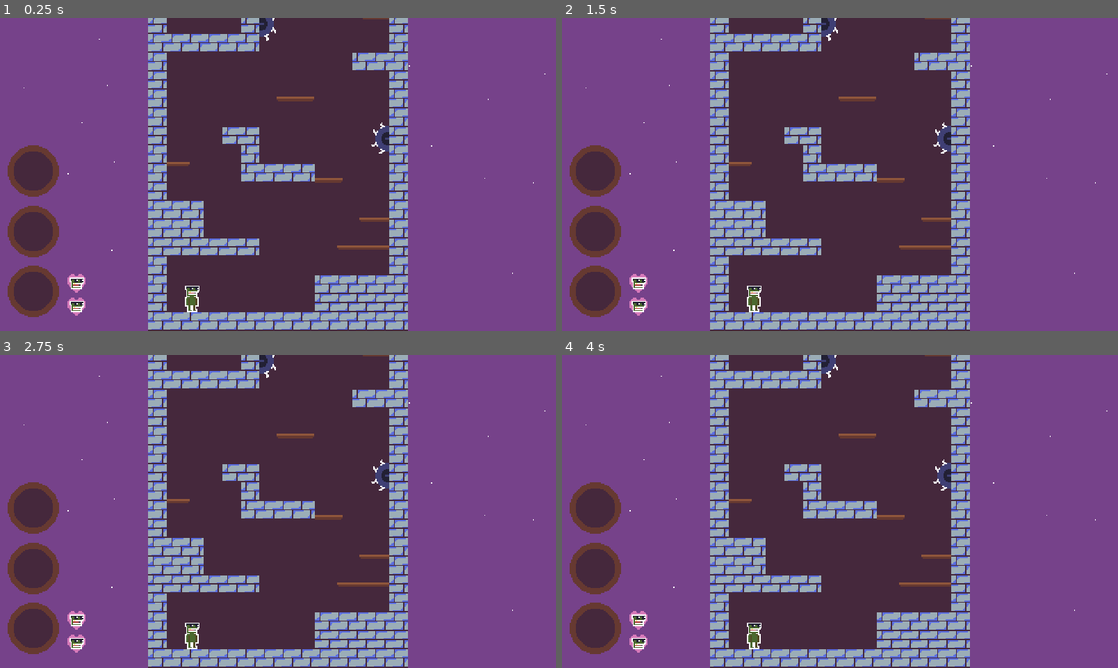
Above: before the commit, frames 1-4 (two rows, left to right).
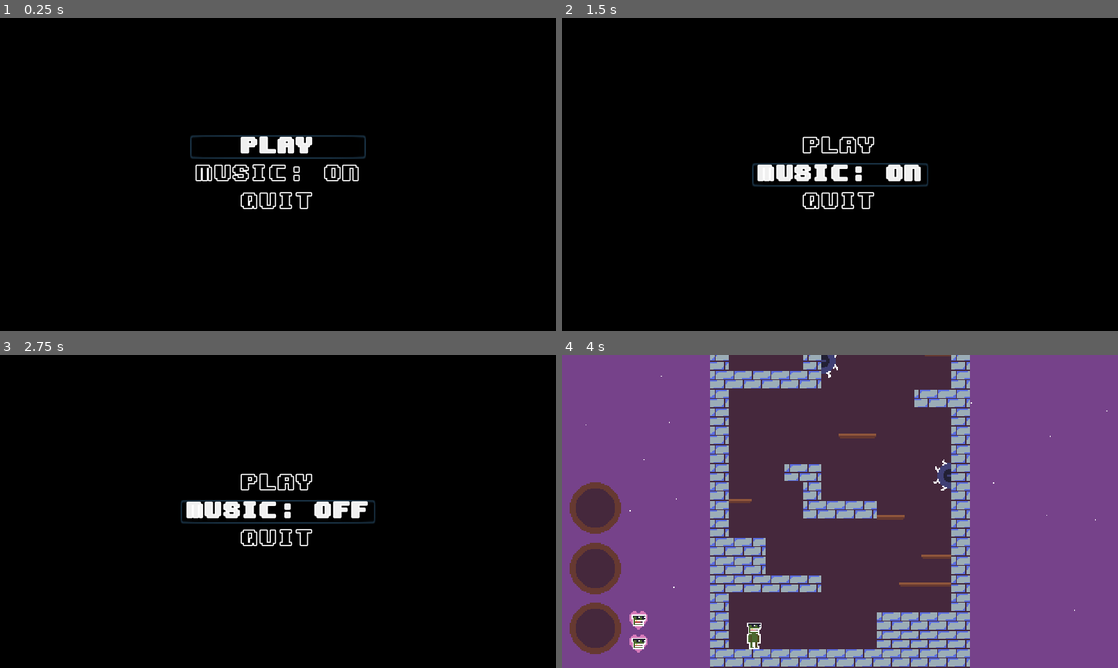
Above: after the commit, the same moments.

Repository: rthurmed/TorreDoAcrobata
Game: Godot game, scene res://src/StartMenu.tscn
Two runs of this game, one before a commit and one after it. Both use one fixed random seed, a clock stepped at 60 frames per second and the inputs below. Before the commit the project starts from res://src/World.tscn.
Inputs (mouse positions are in pixels of both pictures, inside the frame that each line leads up to):
- Up to frame 1 (0.25 s): no input
- Up to frame 2 (1.5 s): click (840, 174) at 0.5 s, where only the run after the commit has a clickable "Music: On"; click (840, 174) at 1.25 s, where only the run after the commit has a clickable "MUSIC: OFF"
- Up to frame 3 (2.75 s): click (278, 511) at 2 s, where only the run after the commit has a clickable "MUSIC: ON"
- Up to frame 4 (4 s): click (840, 483) at 2.75 s, where only the run after the commit has a clickable "PLAY"; click (595, 508) at 3.5 s

The runs differ from the first frame. In frame 1, 100% of the frame differs, in the area x 0-100%, y 0-100%; in frame 2, 100%; in frame 3, 100%; in frame 4, nothing differs.

Commit message:
Start and pause UIs

Diff:
--- /dev/null
+++ b/assets/font/menu_font.tres
@@ -0,0 +1,9 @@
+[gd_resource type="DynamicFont" load_steps=2 format=2]
+
+[ext_resource path="res://assets/font/Kemco Pixel Bold.ttf" type="DynamicFontData" id=1]
+
+[resource]
+size = 18
+outline_size = 1
+extra_spacing_char = 2
+font_data = ExtResource( 1 )
--- a/project.godot
+++ b/project.godot
@@ -16,7 +16,7 @@
 [application]
 
 config/name="Torre Do Acrobata"
-run/main_scene="res://src/World.tscn"
+run/main_scene="res://src/StartMenu.tscn"
 config/icon="res://icon.png"
 
 [autoload]
@@ -73,10 +73,18 @@
 , Object(InputEventJoypadMotion,"resource_local_to_scene":false,"resource_name":"","device":0,"axis":0,"axis_value":1.0,"script":null)
  ]
 }
-quit={
+ui_up={
 "deadzone": 0.5,
-"events": [ Object(InputEventKey,"resource_local_to_scene":false,"resource_name":"","device":0,"alt":false,"shift":false,"control":false,"meta":false,"command":false,"pressed":false,"scancode":16777217,"unicode":0,"echo":false,"script":null)
-, Object(InputEventJoypadButton,"resource_local_to_scene":false,"resource_name":"","device":0,"button_index":11,"pressure":0.0,"pressed":false,"script":null)
+"events": [ Object(InputEventKey,"resource_local_to_scene":false,"resource_name":"","device":0,"alt":false,"shift":false,"control":false,"meta":false,"command":false,"pressed":false,"scancode":16777232,"unicode":0,"echo":false,"script":null)
+, Object(InputEventJoypadButton,"resource_local_to_scene":false,"resource_name":"","device":0,"button_index":12,"pressure":0.0,"pressed":false,"script":null)
+, Object(InputEventJoypadMotion,"resource_local_to_scene":false,"resource_name":"","device":0,"axis":1,"axis_value":-1.0,"script":null)
+ ]
+}
+ui_down={
+"deadzone": 0.5,
+"events": [ Object(InputEventKey,"resource_local_to_scene":false,"resource_name":"","device":0,"alt":false,"shift":false,"control":false,"meta":false,"command":false,"pressed":false,"scancode":16777234,"unicode":0,"echo":false,"script":null)
+, Object(InputEventJoypadButton,"resource_local_to_scene":false,"resource_name":"","device":0,"button_index":13,"pressure":0.0,"pressed":false,"script":null)
+, Object(InputEventJoypadMotion,"resource_local_to_scene":false,"resource_name":"","device":0,"axis":1,"axis_value":1.0,"script":null)
  ]
 }
 fullscreen={
@@ -114,6 +122,12 @@
 , Object(InputEventJoypadButton,"resource_local_to_scene":false,"resource_name":"","device":0,"button_index":1,"pressure":0.0,"pressed":false,"script":null)
  ]
 }
+pause={
+"deadzone": 0.5,
+"events": [ Object(InputEventKey,"resource_local_to_scene":false,"resource_name":"","device":0,"alt":false,"shift":false,"control":false,"meta":false,"command":false,"pressed":false,"scancode":16777217,"unicode":0,"echo":false,"script":null)
+, Object(InputEventJoypadButton,"resource_local_to_scene":false,"resource_name":"","device":0,"button_index":11,"pressure":0.0,"pressed":false,"script":null)
+ ]
+}
 
 [rendering]
 
--- a/src/MiscInputHandler.gd
+++ b/src/MiscInputHandler.gd
@@ -1,7 +1,5 @@
 extends Node
 
 func _process(_delta):
-	if Input.is_action_just_released("quit"):
-		get_tree().quit()
 	if Input.is_action_just_pressed("fullscreen"):
 		OS.window_fullscreen = !OS.window_fullscreen
--- /dev/null
+++ b/src/PauseMenu.gd
@@ -0,0 +1,32 @@
+extends Control
+
+const MUSIC_ON = -10
+const MUSIC_OFF = -80
+
+func _ready():
+	update_music_text()
+
+func open():
+	visible = true
+	get_tree().paused = true
+	$CenterContainer/VBoxContainer/ResumeButton.grab_focus()
+
+func _on_ResumeButton_pressed():
+	visible = false
+	get_tree().paused = false
+
+func _on_QuitButton_pressed():
+	get_tree().quit()
+
+func _on_ToggleMusicButton_pressed():
+	if $"/root/Soundtrack".volume_db == MUSIC_ON:
+		$"/root/Soundtrack".volume_db = MUSIC_OFF
+	else:
+		$"/root/Soundtrack".volume_db = MUSIC_ON
+	update_music_text()
+
+func update_music_text():
+	if $"/root/Soundtrack".volume_db == MUSIC_ON:
+		$CenterContainer/VBoxContainer/ToggleMusicButton.text = "MUSIC: ON"
+	else:
+		$CenterContainer/VBoxContainer/ToggleMusicButton.text = "MUSIC: OFF"
--- /dev/null
+++ b/src/PauseMenu.tscn
@@ -0,0 +1,65 @@
+[gd_scene load_steps=3 format=2]
+
+[ext_resource path="res://assets/font/menu_font.tres" type="DynamicFont" id=1]
+[ext_resource path="res://src/PauseMenu.gd" type="Script" id=2]
+
+[node name="PauseMenu" type="Control"]
+pause_mode = 2
+anchor_right = 1.0
+anchor_bottom = 1.0
+script = ExtResource( 2 )
+__meta__ = {
+"_edit_use_anchors_": false
+}
+
+[node name="ColorRect" type="ColorRect" parent="."]
+anchor_right = 1.0
+anchor_bottom = 1.0
+color = Color( 0, 0, 0, 0.313726 )
+
+[node name="CenterContainer" type="CenterContainer" parent="."]
+anchor_right = 1.0
+anchor_bottom = 1.0
+
+[node name="VBoxContainer" type="VBoxContainer" parent="CenterContainer"]
+margin_left = 163.0
+margin_top = 99.0
+margin_right = 317.0
+margin_bottom = 170.0
+
+[node name="ResumeButton" type="Button" parent="CenterContainer/VBoxContainer"]
+margin_right = 154.0
+margin_bottom = 21.0
+focus_neighbour_bottom = NodePath("../ToggleMusicButton")
+focus_next = NodePath("../ToggleMusicButton")
+custom_fonts/font = ExtResource( 1 )
+custom_colors/font_color = Color( 0, 0, 0, 1 )
+text = "RESUME"
+flat = true
+
+[node name="ToggleMusicButton" type="Button" parent="CenterContainer/VBoxContainer"]
+margin_top = 25.0
+margin_right = 154.562
+margin_bottom = 46.0
+focus_neighbour_top = NodePath("../ResumeButton")
+focus_neighbour_bottom = NodePath("../QuitButton")
+focus_next = NodePath("../QuitButton")
+focus_previous = NodePath("../ResumeButton")
+custom_fonts/font = ExtResource( 1 )
+custom_colors/font_color = Color( 0, 0, 0, 1 )
+text = "MUSIC: ON"
+flat = true
+
+[node name="QuitButton" type="Button" parent="CenterContainer/VBoxContainer"]
+margin_top = 50.0
+margin_right = 154.0
+margin_bottom = 71.0
+focus_neighbour_top = NodePath("../ToggleMusicButton")
+focus_previous = NodePath("../ToggleMusicButton")
+custom_fonts/font = ExtResource( 1 )
+custom_colors/font_color = Color( 0, 0, 0, 1 )
+text = "QUIT"
+flat = true
+[connection signal="pressed" from="CenterContainer/VBoxContainer/ResumeButton" to="." method="_on_ResumeButton_pressed"]
+[connection signal="pressed" from="CenterContainer/VBoxContainer/ToggleMusicButton" to="." method="_on_ToggleMusicButton_pressed"]
+[connection signal="pressed" from="CenterContainer/VBoxContainer/QuitButton" to="." method="_on_QuitButton_pressed"]
--- a/src/Soundtrack.tscn
+++ b/src/Soundtrack.tscn
@@ -3,5 +3,6 @@
 [ext_resource path="res://assets/music/danger_streets/danger_streets.ogg" type="AudioStream" id=1]
 
 [node name="Soundtrack" type="AudioStreamPlayer"]
+pause_mode = 2
 stream = ExtResource( 1 )
-autoplay = true
+volume_db = -10.0
--- /dev/null
+++ b/src/StartMenu.gd
@@ -0,0 +1,26 @@
+extends Control
+
+const MUSIC_ON = -10
+const MUSIC_OFF = -80
+
+func _ready():
+	$CenterContainer/VBoxContainer/PlayButton.grab_focus()
+
+func _on_QuitButton_pressed():
+	get_tree().quit()
+
+func _on_PlayButton_pressed():
+	get_tree().change_scene("res://src/World.tscn")
+
+func _on_ToggleMusicButton_pressed():
+	if $"/root/Soundtrack".volume_db == MUSIC_ON:
+		$"/root/Soundtrack".volume_db = MUSIC_OFF
+	else:
+		$"/root/Soundtrack".volume_db = MUSIC_ON
+	update_music_text()
+
+func update_music_text():
+	if $"/root/Soundtrack".volume_db == MUSIC_ON:
+		$CenterContainer/VBoxContainer/ToggleMusicButton.text = "MUSIC: ON"
+	else:
+		$CenterContainer/VBoxContainer/ToggleMusicButton.text = "MUSIC: OFF"
--- /dev/null
+++ b/src/StartMenu.tscn
@@ -0,0 +1,79 @@
+[gd_scene load_steps=3 format=2]
+
+[ext_resource path="res://assets/font/menu_font.tres" type="DynamicFont" id=1]
+[ext_resource path="res://src/StartMenu.gd" type="Script" id=2]
+
+[node name="StartMenu" type="Control"]
+anchor_right = 1.0
+anchor_bottom = 1.0
+script = ExtResource( 2 )
+__meta__ = {
+"_edit_use_anchors_": false
+}
+
+[node name="ColorRect" type="ColorRect" parent="."]
+anchor_right = 1.0
+anchor_bottom = 1.0
+color = Color( 0, 0, 0, 1 )
+__meta__ = {
+"_edit_use_anchors_": false
+}
+
+[node name="CenterContainer" type="CenterContainer" parent="."]
+anchor_bottom = 1.0
+margin_right = 480.0
+__meta__ = {
+"_edit_use_anchors_": false
+}
+
+[node name="VBoxContainer" type="VBoxContainer" parent="CenterContainer"]
+margin_left = 163.0
+margin_top = 99.0
+margin_right = 317.0
+margin_bottom = 170.0
+
+[node name="PlayButton" type="Button" parent="CenterContainer/VBoxContainer"]
+margin_right = 154.0
+margin_bottom = 21.0
+focus_neighbour_bottom = NodePath("../ToggleMusicButton")
+focus_next = NodePath("../ToggleMusicButton")
+custom_fonts/font = ExtResource( 1 )
+custom_colors/font_color = Color( 0, 0, 0, 1 )
+text = "PLAY"
+flat = true
+__meta__ = {
+"_edit_use_anchors_": false
+}
+
+[node name="ToggleMusicButton" type="Button" parent="CenterContainer/VBoxContainer"]
+margin_top = 25.0
+margin_right = 154.562
+margin_bottom = 46.0
+focus_neighbour_top = NodePath("../PlayButton")
+focus_neighbour_bottom = NodePath("../QuitButton")
+focus_next = NodePath("../QuitButton")
+focus_previous = NodePath(".")
+custom_fonts/font = ExtResource( 1 )
+custom_colors/font_color = Color( 0, 0, 0, 1 )
+text = "Music: On"
+flat = true
+__meta__ = {
+"_edit_use_anchors_": false
+}
+
+[node name="QuitButton" type="Button" parent="CenterContainer/VBoxContainer"]
+margin_top = 50.0
+margin_right = 154.0
+margin_bottom = 71.0
+focus_neighbour_top = NodePath("../ToggleMusicButton")
+focus_previous = NodePath("../ToggleMusicButton")
+custom_fonts/font = ExtResource( 1 )
+custom_colors/font_color = Color( 0, 0, 0, 1 )
+text = "QUIT"
+flat = true
+__meta__ = {
+"_edit_use_anchors_": false
+}
+[connection signal="pressed" from="CenterContainer/VBoxContainer/PlayButton" to="." method="_on_PlayButton_pressed"]
+[connection signal="pressed" from="CenterContainer/VBoxContainer/ToggleMusicButton" to="." method="_on_ToggleMusicButton_pressed"]
+[connection signal="pressed" from="CenterContainer/VBoxContainer/QuitButton" to="." method="_on_QuitButton_pressed"]
--- /dev/null
+++ b/src/World.gd
@@ -0,0 +1,9 @@
+extends Node2D
+
+func _ready():
+	if not $"/root/Soundtrack".playing:
+		$"/root/Soundtrack".play()
+
+func _physics_process(delta):
+	if Input.is_action_just_released("pause"):
+		$CanvasLayer/PauseMenu.open()
--- a/src/World.tscn
+++ b/src/World.tscn
@@ -9,6 +9,8 @@
 [ext_resource path="res://src/Carrier.tscn" type="PackedScene" id=7]
 [ext_resource path="res://src/MovingPlatform.tscn" type="PackedScene" id=8]
 [ext_resource path="res://src/PowerUp.tscn" type="PackedScene" id=9]
+[ext_resource path="res://src/World.gd" type="Script" id=10]
+[ext_resource path="res://src/PauseMenu.tscn" type="PackedScene" id=11]
 
 [sub_resource type="Curve2D" id=1]
 _data = {
@@ -26,6 +28,7 @@
 }
 
 [node name="World" type="Node2D"]
+script = ExtResource( 10 )
 
 [node name="Navigation2D" type="Navigation2D" parent="."]
 
@@ -502,6 +505,9 @@
 
 [node name="Sprite" type="Sprite" parent="CanvasLayer/ParallaxBackground/ParallaxLayer"]
 texture = ExtResource( 3 )
+
+[node name="PauseMenu" parent="CanvasLayer" instance=ExtResource( 11 )]
+visible = false
 [connection signal="body_entered" from="Navigation2D/Spinblades/Spinblade1" to="Navigation2D/Spinblades/Spinblade1" method="_on_Spinblade_body_entered"]
 [connection signal="cause_damage" from="Navigation2D/Spinblades/Spinblade1" to="Player" method="_on_Any_cause_damage"]
 [connection signal="body_entered" from="Navigation2D/Spinblades/Spinblade2" to="Navigation2D/Spinblades/Spinblade2" method="_on_Spinblade_body_entered"]
Not shown: 1 places in src/World.tscn that only renumber resources
